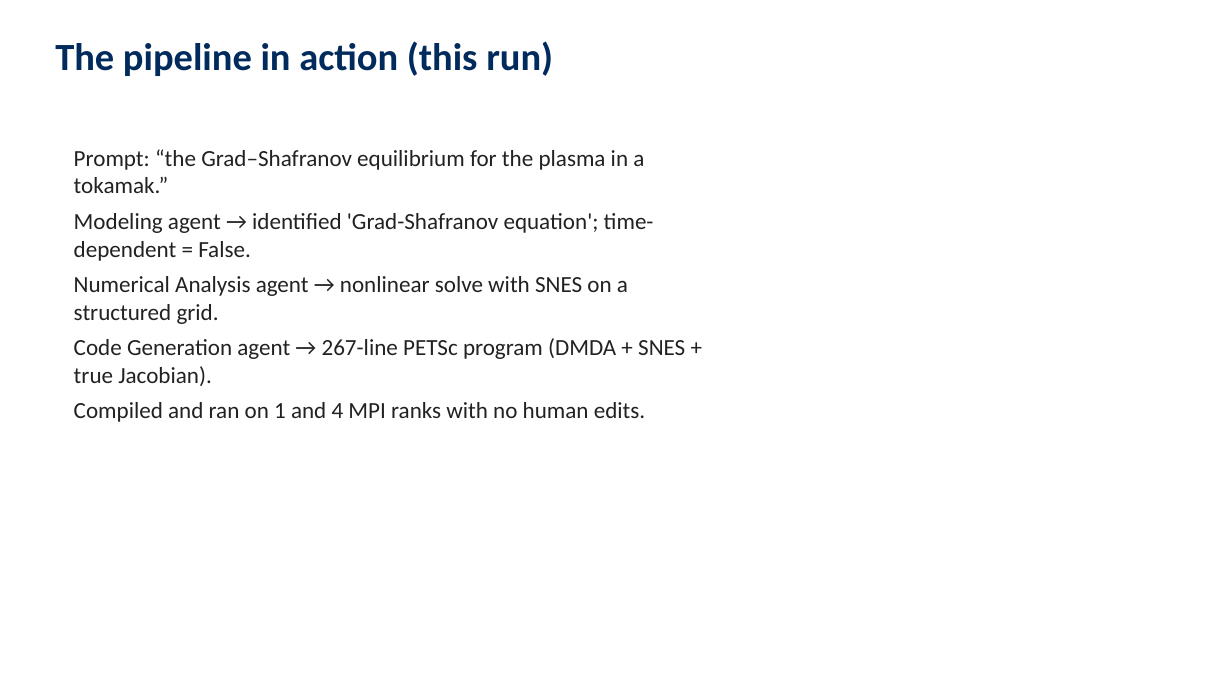
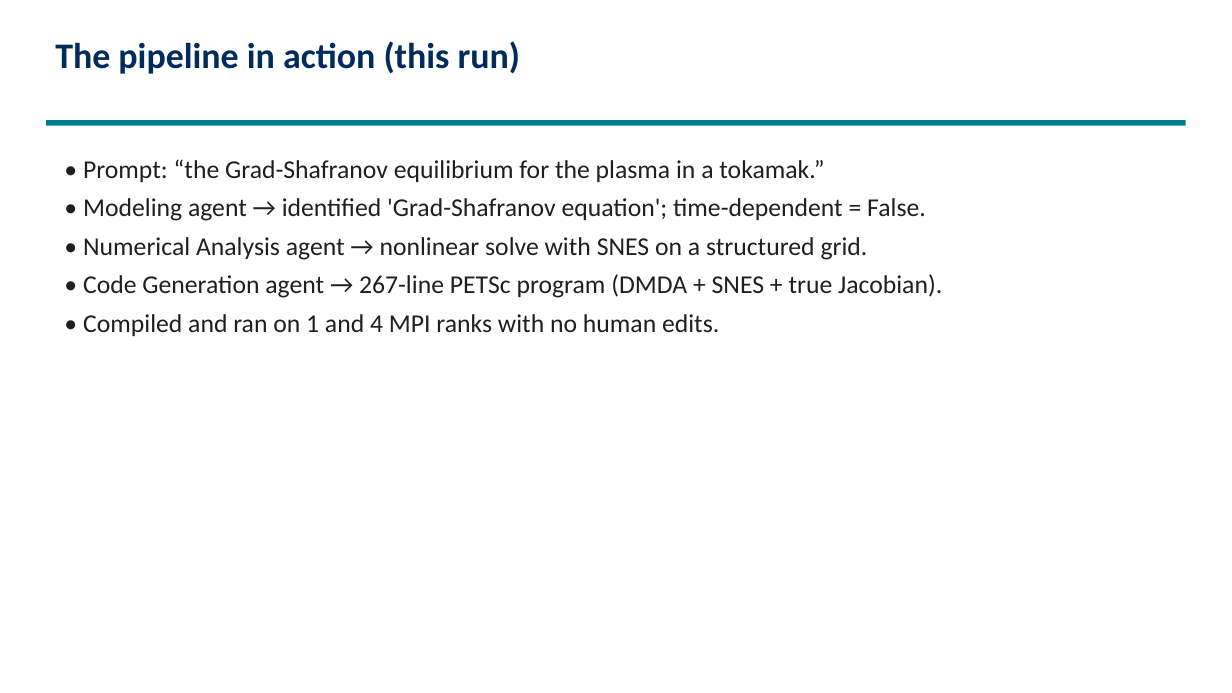
Before and after one commit to engineer-scientist/petsc_mcp_servers_tokamak, a slide deck: slide 5 of slides/petsc_multiagent_tokamak.pptx. Drawn at 1232x693 pixels with LibreOffice and Linux fonts; fonts in the diff are those of the drawing. Boxes give left, top, right and bottom in pixels: in the first picture for what was removed or moved away, otherwise in the second. Text is boxed around its words. In the diff, an @@ line names an element or a change of style, - is before the commit and + after.

```diff
--- a/slides/petsc_multiagent_tokamak.pptx
+++ b/slides/petsc_multiagent_tokamak.pptx
@@ text "The pipeline in action (this ..." at bbox=[55, 41, 520, 74]: size 30 to 28 pt @@
@@ rectangle added at bbox=[46, 120, 1186, 126], fill #007D8A @@
@@ text at bbox=[83, 159, 942, 336]: text changed; size 18 to 20 pt; text colour #222222 to #1F1F1F @@
-Prompt: “the Grad–Shafranov equilibrium for the plasma in a tokamak.”
-Modeling agent → identified 'Grad-Shafranov equation'; time-dependent = False.
-Numerical Analysis agent → nonlinear solve with SNES on a structured grid.
-Code Generation agent → 267-line PETSc program (DMDA + SNES + true Jacobian).
-Compiled and ran on 1 and 4 MPI ranks with no human edits.
+• Prompt: “the Grad-Shafranov equilibrium for the plasma in a tokamak.”
+• Modeling agent → identified 'Grad-Shafranov equation'; time-dependent = False.
+• Numerical Analysis agent → nonlinear solve with SNES on a structured grid.
+• Code Generation agent → 267-line PETSc program (DMDA + SNES + true Jacobian).
+• Compiled and ran on 1 and 4 MPI ranks with no human edits.
```
Also in this commit, not shown: 9 other slides changed, 2 other files.
